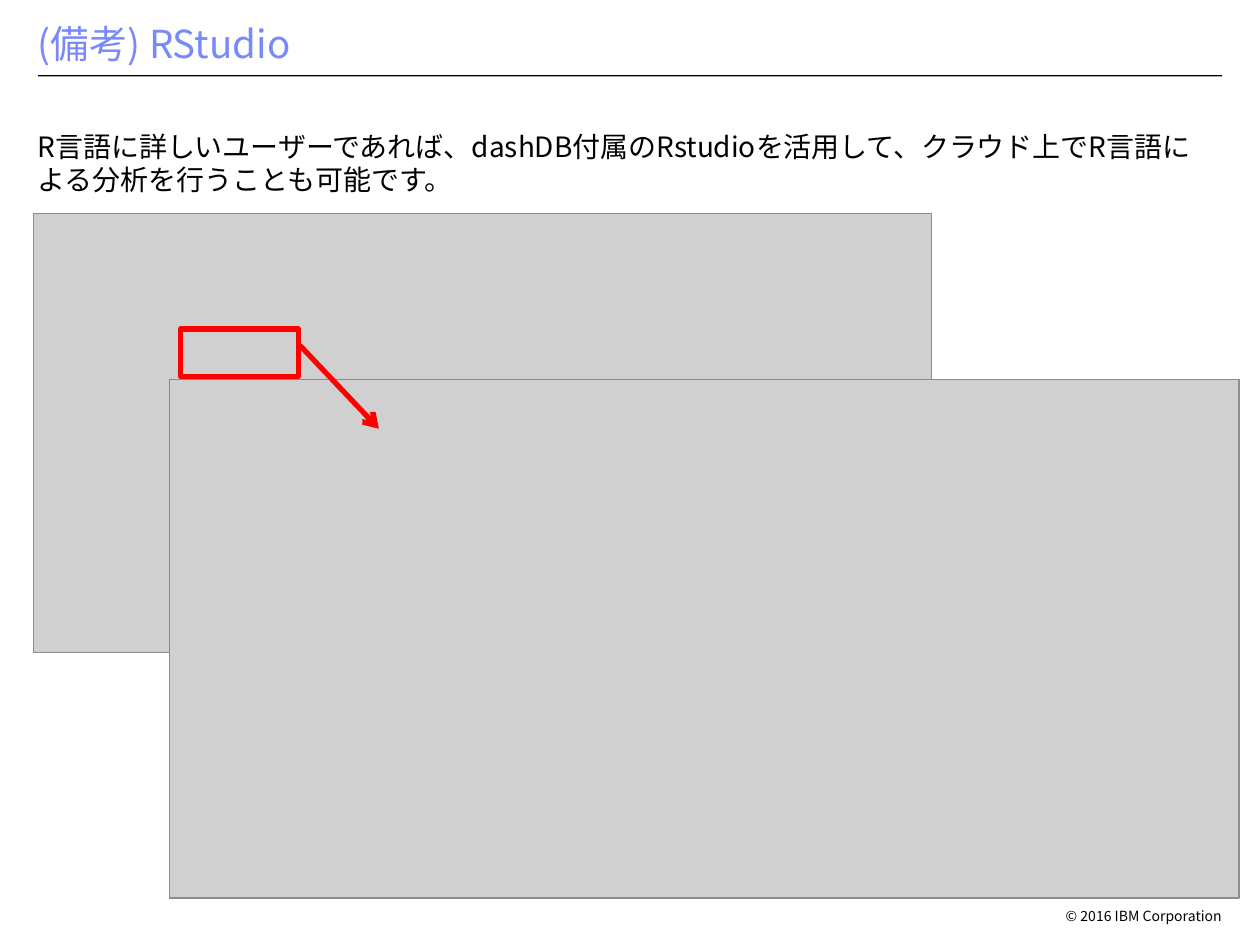
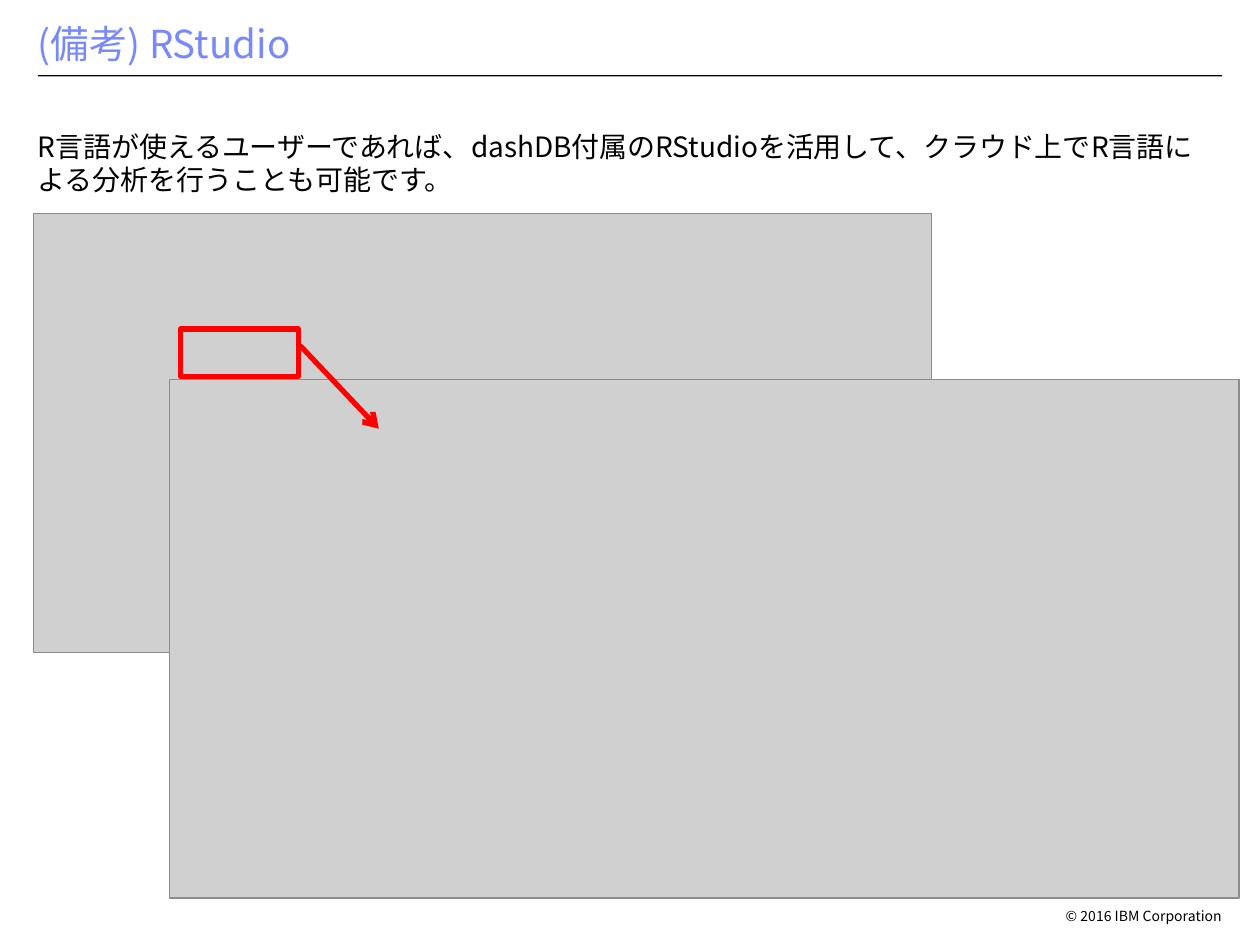
Before and after one commit to makaishi/1_IOT_WORK, a slide deck: slide 20 of bluemix-env/iot-構成雛形.pptx. Drawn at 1260x945 pixels with LibreOffice and Linux fonts; fonts in the diff are those of the drawing; grey boxes stand for pictures; background and template pictures are left out. Boxes give left, top, right and bottom in pixels: in the first picture for what was removed or moved away, otherwise in the second. Text is boxed around its words. In the diff, an @@ line names an element or a change of style, - is before the commit and + after.

Commit message:
微修正

```diff
--- a/bluemix-env/iot-構成雛形.pptx
+++ b/bluemix-env/iot-構成雛形.pptx
@@ text at bbox=[38, 133, 1193, 193]: text changed @@
-R言語に詳しいユーザーであれば、dashDB付属のRstudioを活用して、クラウド上でR言語による分析を行うことも可能です。
+R言語が使えるユーザーであれば、dashDB付属のRStudioを活用して、クラウド上でR言語による分析を行うことも可能です。
```
